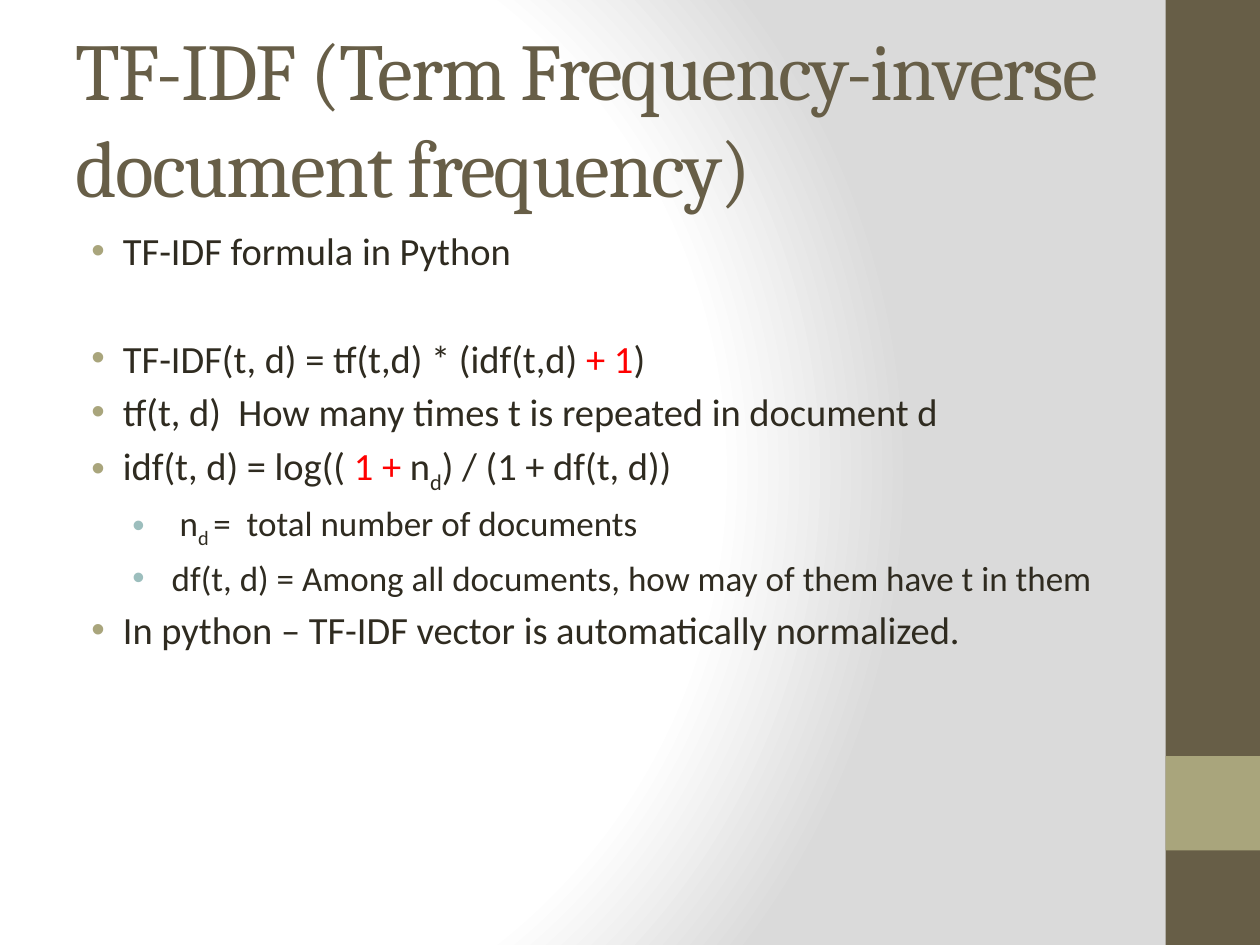
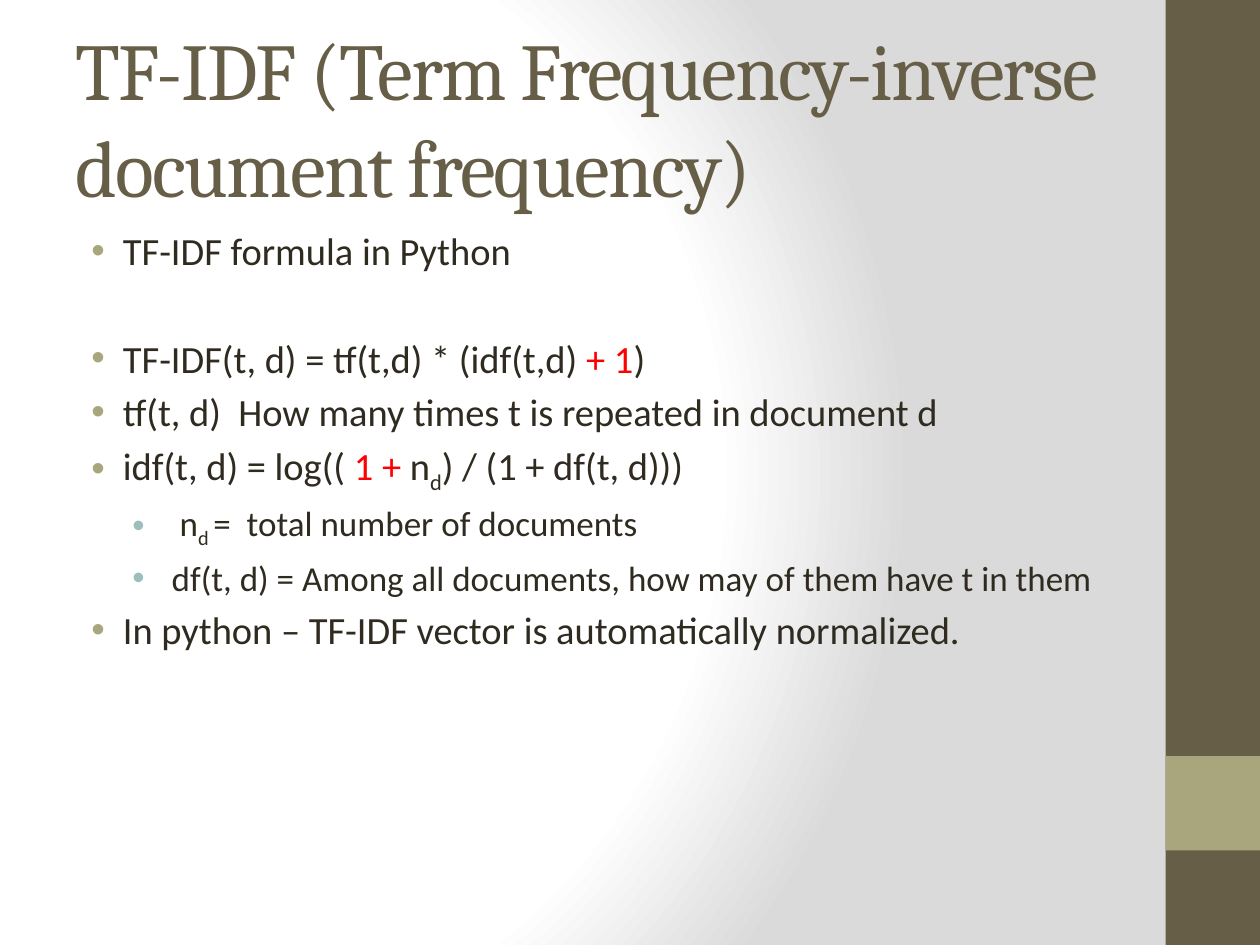
Before and after one commit to prymnumber/DS-SF-24, a slide deck: slide 15 of Lecture Notes-Slides/Lecture 13 - NLP.pptx. Drawn at 1260x945 pixels with LibreOffice and Linux fonts; fonts in the diff are those of the drawing. Boxes give left, top, right and bottom in pixels: in the first picture for what was removed or moved away, otherwise in the second. Text is boxed around its words. In the diff, an @@ line names an element or a change of style, - is before the commit and + after.

```diff
--- a/Lecture Notes-Slides/Lecture 13 - NLP.pptx
+++ b/Lecture Notes-Slides/Lecture 13 - NLP.pptx
@@ text at box(123, 452, 683, 487): text changed @@
-• idf(t, d) = log(( 1 + nd) / (1 + df(t, d))
+• idf(t, d) = log(( 1 + nd) / (1 + df(t, d)))
```
Also in this commit, not shown: 1 other slide changed, 1 other file.
